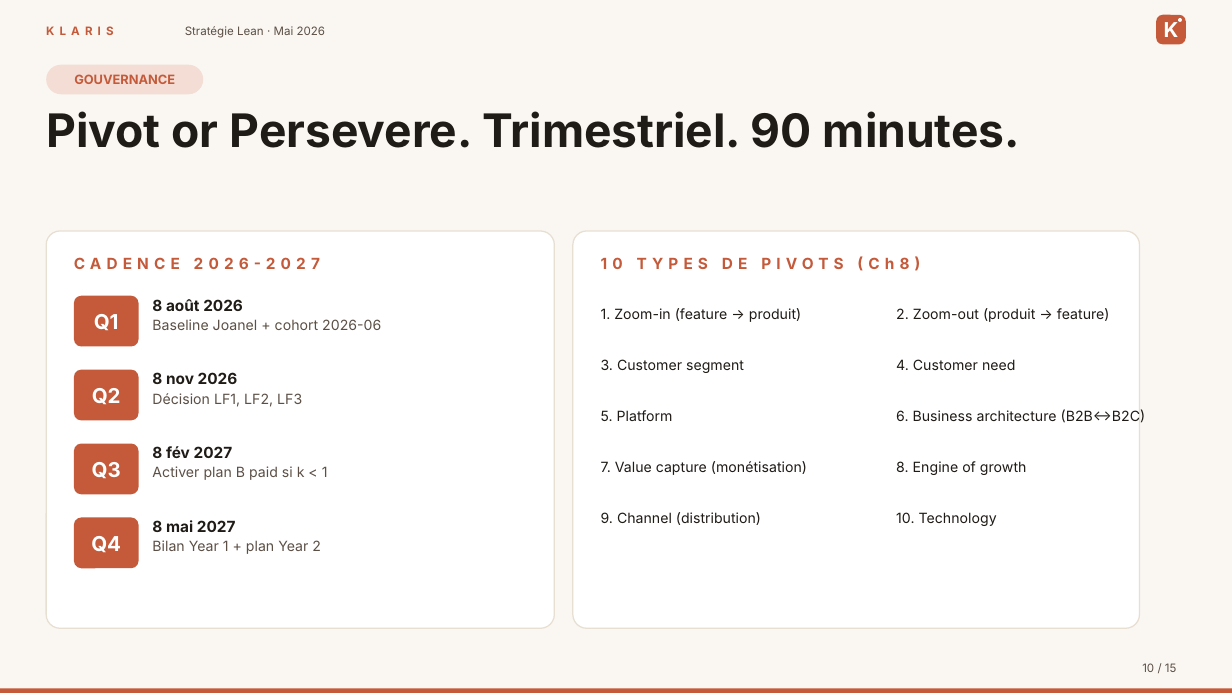
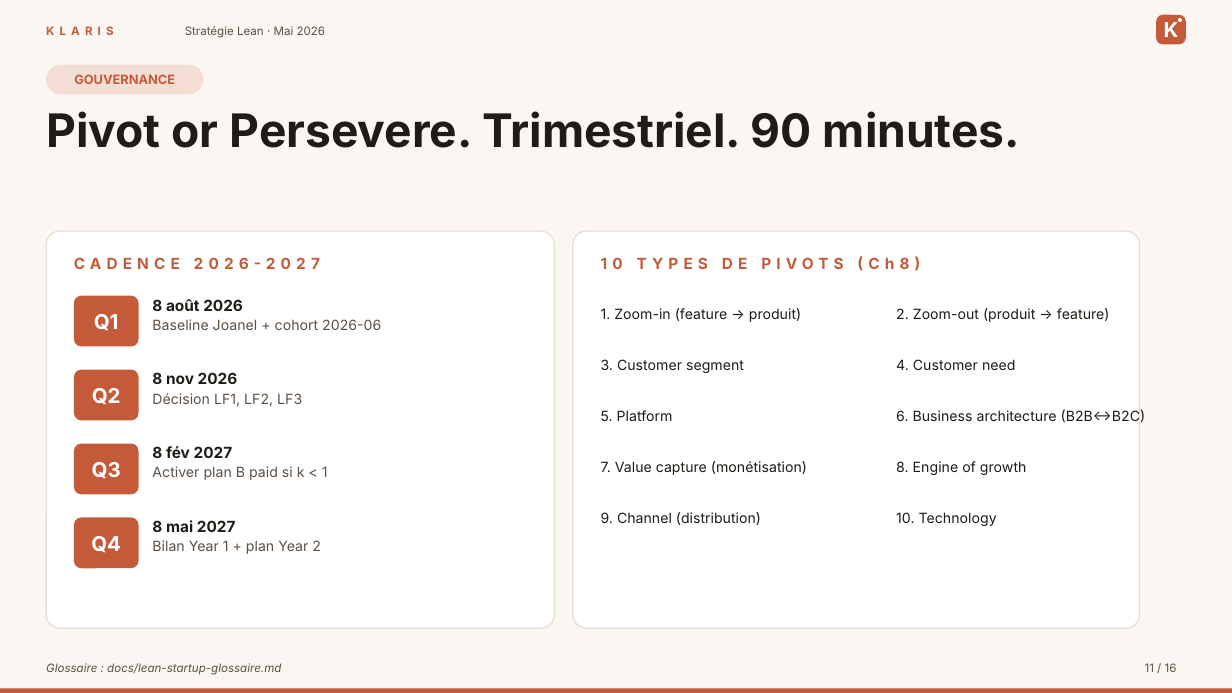
Before and after one commit to kakame94/NextMove, a slide deck: slide 11 of 24_NextMove/clea-brand/pitch-deck/Klaris_Strategie_Lean_FR.pptx (slide 10 before the commit). Drawn at 1232x693 pixels with LibreOffice and Linux fonts; fonts in the diff are those of the drawing. Boxes give left, top, right and bottom in pixels: in the first picture for what was removed or moved away, otherwise in the second. Text is boxed around its words. In the diff, an @@ line names an element or a change of style, - is before the commit and + after.

```diff
--- a/24_NextMove/clea-brand/pitch-deck/Klaris_Strategie_Lean_FR.pptx
+++ b/24_NextMove/clea-brand/pitch-deck/Klaris_Strategie_Lean_FR.pptx
@@ text added at [46, 663, 281, 675], 9 pt, text #5C5046, italic @@
+Glossaire : docs/lean-startup-glossaire.md
@@ text at [1145, 663, 1177, 672]: text changed @@
-10 / 15
+11 / 16
```
Also in this commit, not shown: 12 other slides changed, 1 slide added, 2 other files.
